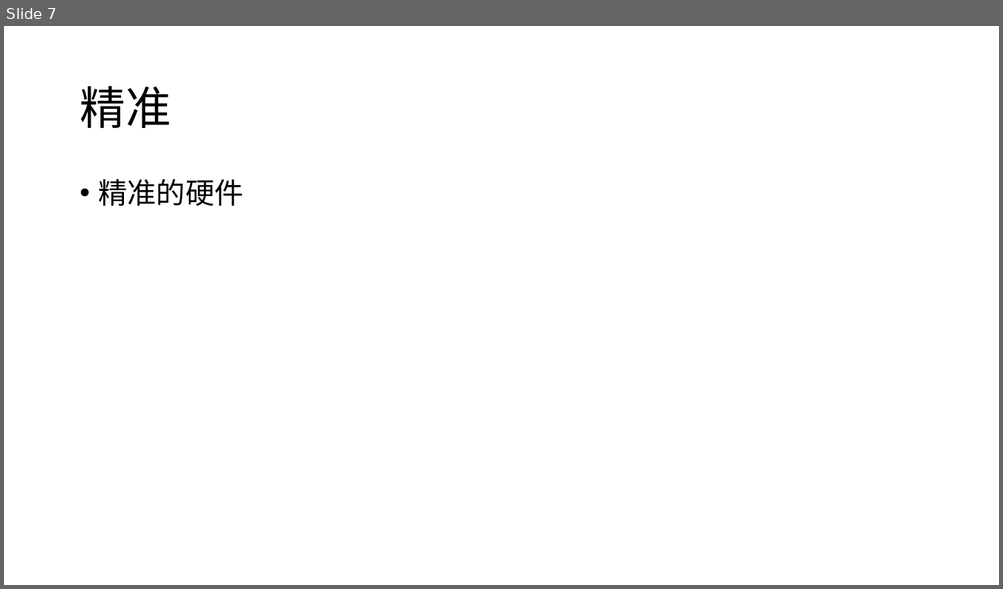
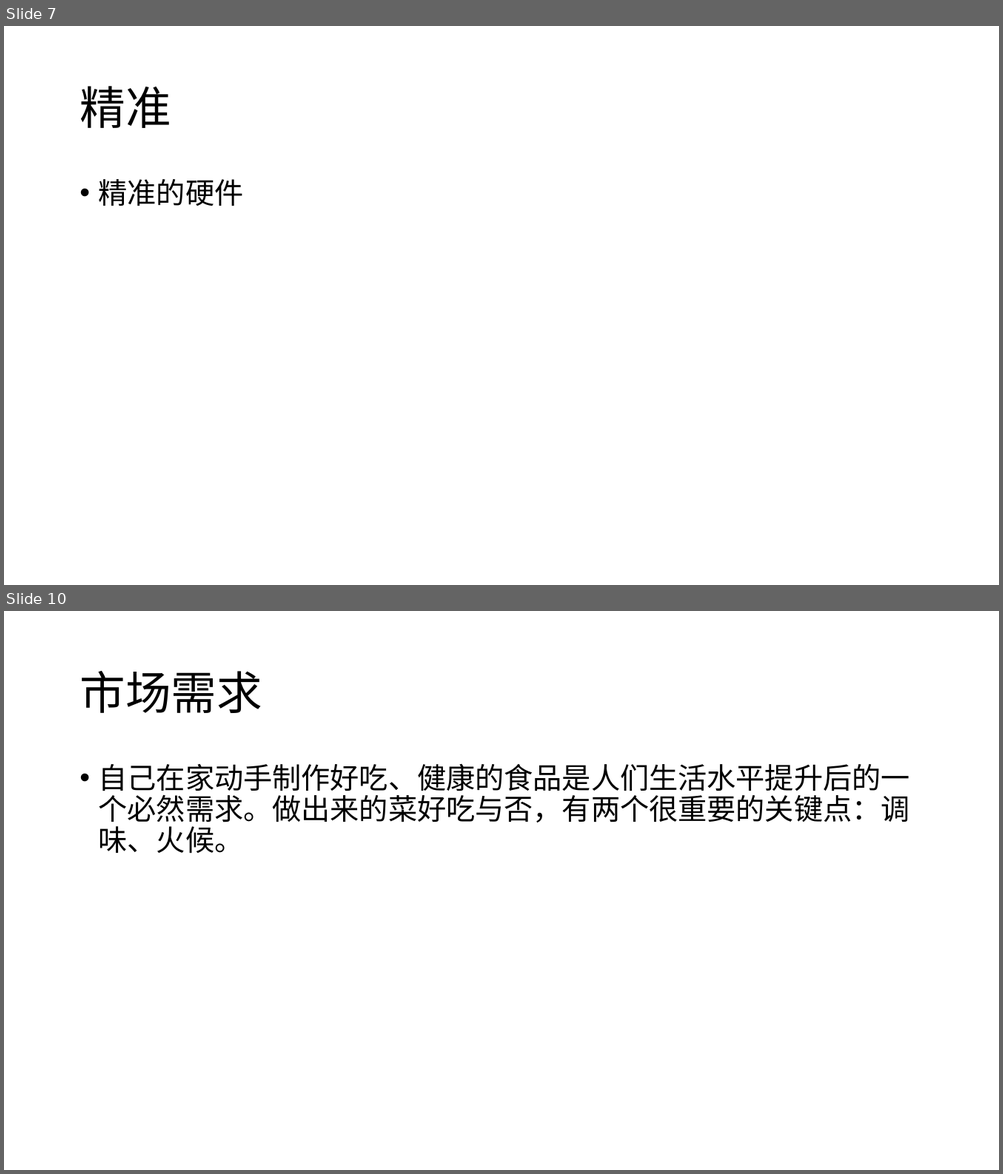
Before and after one commit to SauceX/SauceX-Doc, a slide deck: PPT/臻美味.pptx. Shown one above the other, each under a label of ours: slide 7 before the commit, slides 7 and 10 after it; the slides between them are not shown. The pictures are 1003x589 and 1003x1174 pixels, drawn with LibreOffice and Linux fonts; fonts in the diff are those of the drawing. Boxes give left, top, right and bottom in pixels: in the first picture for what was removed or moved away, otherwise in the second. Text is boxed around its words. In the diff, an @@ line names an element or a change of style, - is before the commit and + after.

```diff
--- a/PPT/臻美味.pptx
+++ b/PPT/臻美味.pptx
@@ slide 10 added at [4, 611, 999, 1170], background #FFFFFF @@
@@ title added at [79, 671, 262, 713], 44 pt, text #000000 @@
+市场需求
@@ text added at [99, 764, 910, 854], 28 pt, text #000000 @@
+• 自己在家动手制作好吃、健康的食品是人们生活水平提升后的一个必然需求。做出来的菜好吃与否，有两个很重要的关键点：调味、火候。
```
Also in this commit, not shown: 1 slide changed, 7 other slides added.
